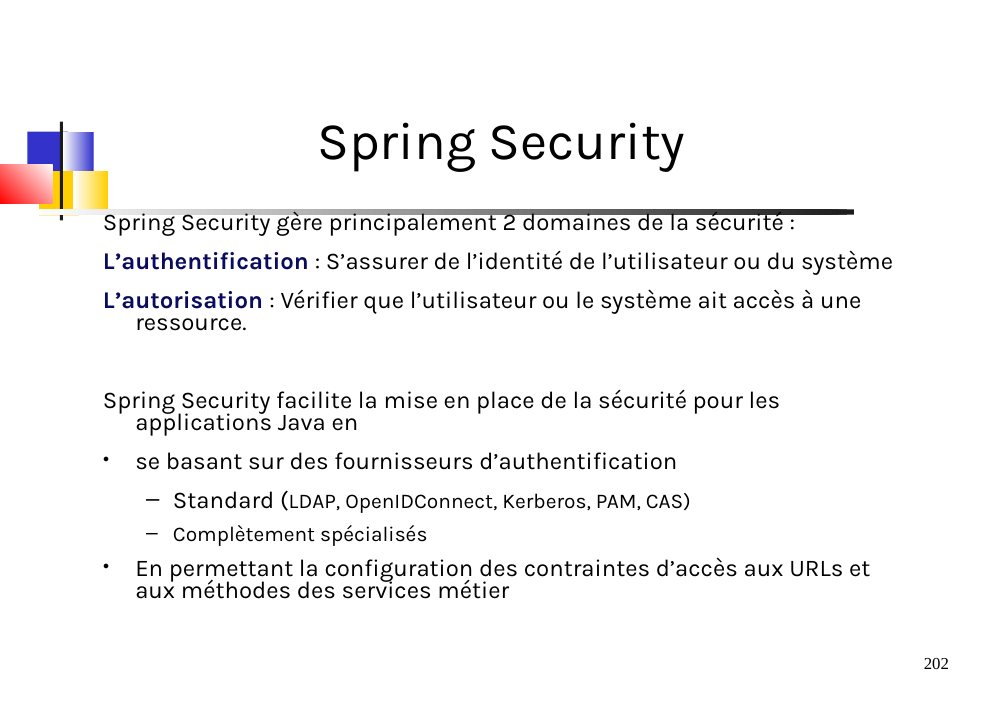
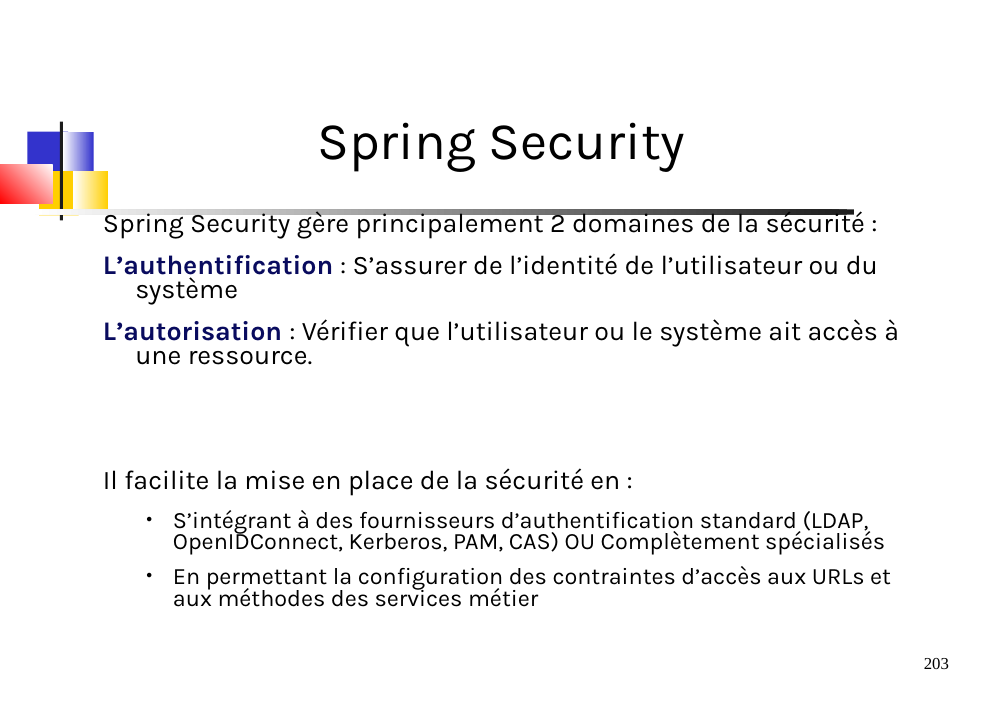
Before and after one commit to dthibau/springessentials-light, a slide deck: slide 203 of SpringEssentials.odp (slide 202 before the commit). Drawn at 1008x713 pixels with LibreOffice and Linux fonts; fonts in the diff are those of the drawing. Boxes give left, top, right and bottom in pixels: in the first picture for what was removed or moved away, otherwise in the second. Text is boxed around its words. In the diff, an @@ line names an element or a change of style, - is before the commit and + after.

```diff
--- a/SpringEssentials.odp
+++ b/SpringEssentials.odp
@@ text at <box>103,208,899,607</box>: size 20 to 22.4 pt in "Spring Security gère principalement 2 domaines de ...", "L’authentification : S’assurer de l’identité de l’utilisateu ...", "L’autorisation : Vérifier que l’utilisateur ou le ..."; size 20 to 19.6 pt in "En permettant la configuration des contraintes d’accès ..."; list level 1 to 2 in "En permettant la configuration des ..." @@
@@ text at <box>103,468,885,555</box>: text changed; size 20 to 19.6 pt @@
-Spring Security facilite la mise en place de la sécurité pour les applications Java en
-● se basant sur des fournisseurs d’authentification
-  – Standard (LDAP, OpenIDConnect, Kerberos, PAM, CAS)
-  – Complètement spécialisés
+Il facilite la mise en place de la sécurité en :
+  ● S’intégrant à des fournisseurs d’authentification standard (LDAP, OpenIDConnect, Kerberos, PAM, CAS) OU Complètement spécialisés
@@ page number at <box>924,658,949,669</box>: text changed @@
-202
+203
```
Also in this commit, not shown: 43 other slides changed, 2 slides added, 1 slide removed, 1 other file.
